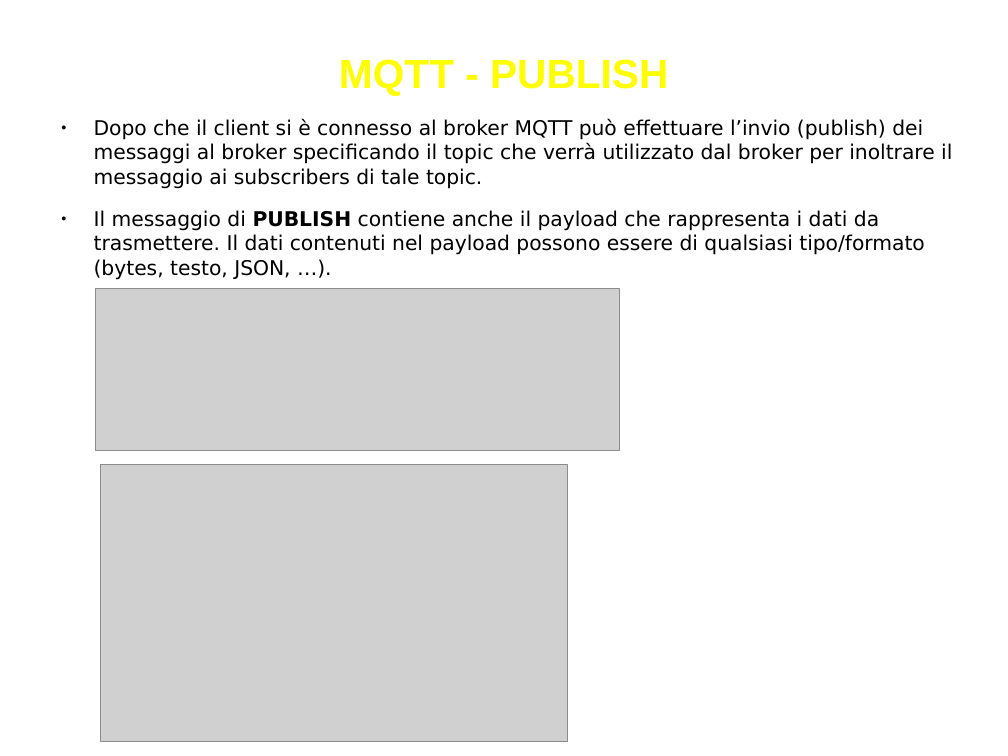
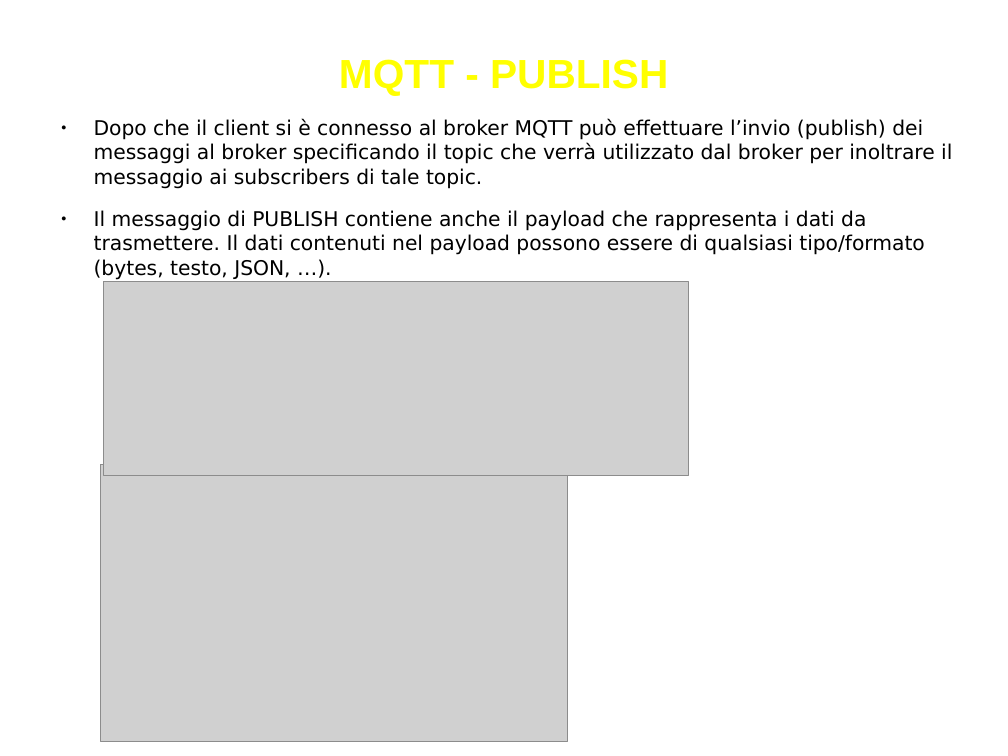
Before and after one commit to biagiom/QuakeSense, a slide deck: slide 26 of Presentazione_QuakeSense.odp. Drawn at 1008x756 pixels with LibreOffice and Linux fonts; fonts in the diff are those of the drawing; grey boxes stand for pictures. Boxes give left, top, right and bottom in pixels: in the first picture for what was removed or moved away, otherwise in the second. Text is boxed around its words. In the diff, an @@ line names an element or a change of style, - is before the commit and + after.

```diff
--- a/Presentazione_QuakeSense.odp
+++ b/Presentazione_QuakeSense.odp
@@ text at [94,210,925,280]: bold off in "PUBLISH" @@
@@ picture: place and size @@
-picture at [95,288,619,451]
+picture at [103,282,689,476]
```
Also in this commit, not shown: 10 other slides changed.
